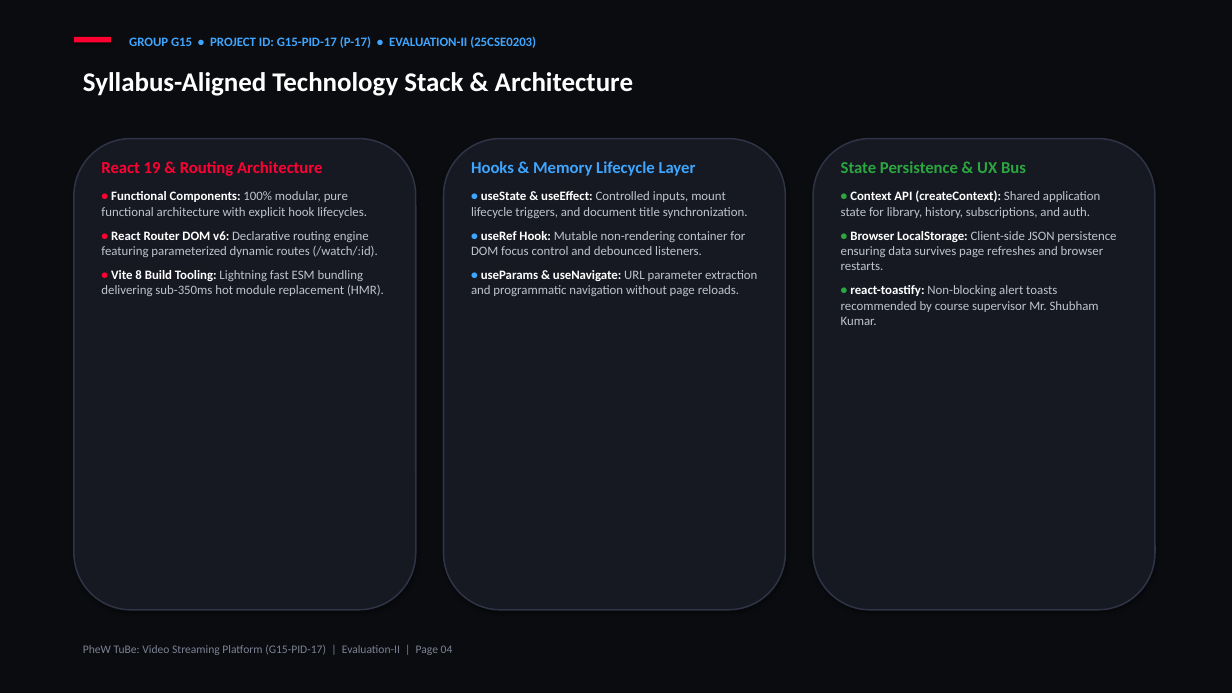
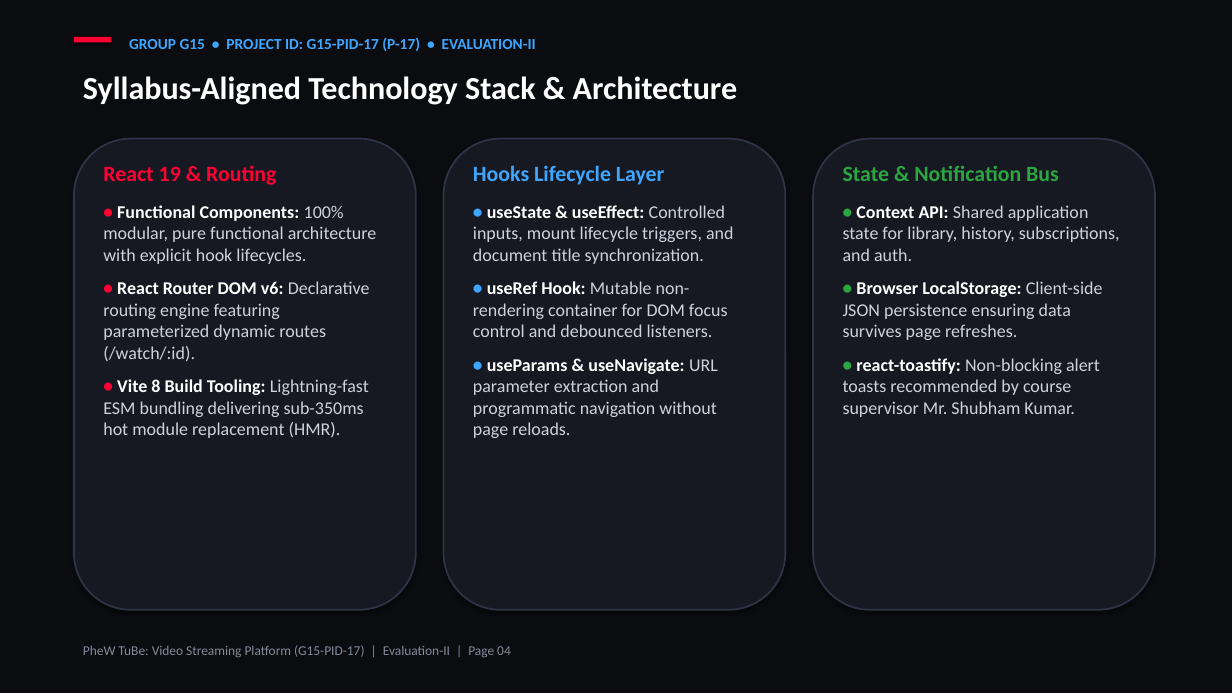
Before and after one commit to kishan-777/Front-End-Engineering_Evaluation-based-project, a slide deck: slide 4 of G15-PID-17.pptx. Drawn at 1232x693 pixels with LibreOffice and Linux fonts; fonts in the diff are those of the drawing. Boxes give left, top, right and bottom in pixels: in the first picture for what was removed or moved away, otherwise in the second. Text is boxed around its words. In the diff, an @@ line names an element or a change of style, - is before the commit and + after.

Commit message:
docs(presentation): update G15-PID-17 PPTX and PDF with 14pt fonts, real image showcases, and slide alignment

```diff
--- a/G15-PID-17.pptx
+++ b/G15-PID-17.pptx
@@ text at (129,37,536,51): text changed; size 10 to 12 pt @@
-GROUP G15 • PROJECT ID: G15-PID-17 (P-17) • EVALUATION-II (25CSE0203)
+GROUP G15 • PROJECT ID: G15-PID-17 (P-17) • EVALUATION-II
@@ text "Syllabus-Aligned Technology Stack & Architecture" at (83,76,737,105): size 21 to 25 pt @@
@@ outline #2E3445 1.2 pt to #2E3445 1.4 pt in 3 elements at (74,139,416,610), (444,139,786,610), (813,139,1155,610) @@
@@ text at (103,165,276,185): text changed; size 13 to 17 pt @@
-React 19 & Routing Architecture
+React 19 & Routing
@@ text at (473,165,665,185): text changed; size 13 to 17 pt @@
-Hooks & Memory Lifecycle Layer
+Hooks Lifecycle Layer
@@ text at (843,166,1120,340): text changed; size 10 to 14 pt; text colour #BEC3CD to #CDD2DC @@
-State Persistence & UX Bus
-• Context API (createContext): Shared application state for library, history, subscriptions, and auth.
-• Browser LocalStorage: Client-side JSON persistence ensuring data survives page refreshes and browser restarts.
+State & Notification Bus
+• Context API: Shared application state for library, history, subscriptions, and auth.
+• Browser LocalStorage: Client-side JSON persistence ensuring data survives page refreshes.
@@ text at (103,205,377,362): size 10.5 to 15 pt in "•", "•"; size 10 to 14 pt in "Functional Components: 100% modular, pure functional archite ...", "React Router DOM v6: Declarative routing engine ..."; text colour #BEC3CD to #CDD2DC in "100% modular, pure functional architecture with explicit ...", "Declarative routing engine featuring parameterized dynamic r ..."; more space between paragraphs @@
@@ text at (473,205,733,438): size 10.5 to 15 pt in "•", "•", "•"; size 10 to 14 pt; text colour #BEC3CD to #CDD2DC in "Controlled inputs, mount lifecycle triggers, and document ...", "Mutable non-rendering container for DOM focus control ...", "URL parameter extraction and programmatic navigation without ..."; more space between paragraphs @@
@@ text at (103,379,369,438): text changed; size 10 to 14 pt; text colour #BEC3CD to #CDD2DC @@
-• Vite 8 Build Tooling: Lightning fast ESM bundling delivering sub-350ms hot module replacement (HMR).
+• Vite 8 Build Tooling: Lightning-fast ESM bundling delivering sub-350ms hot module replacement (HMR).
@@ text at (843,379,1075,417): size 10.5 to 15 pt in "•"; size 10 to 14 pt in "react-toastify: Non-blocking alert toasts recommended by cou ..."; text colour #BEC3CD to #CDD2DC in "Non-blocking alert toasts recommended by course supervisor ..."; more space between paragraphs @@
@@ text "PheW TuBe: Video Streaming Platform ..." at (83,645,511,657): size 9 to 10.5 pt, text colour #7B8293 to #828A9B @@
```
Also in this commit, not shown: 10 other slides changed, 1 slide added, 1 slide removed, 1 other file.
